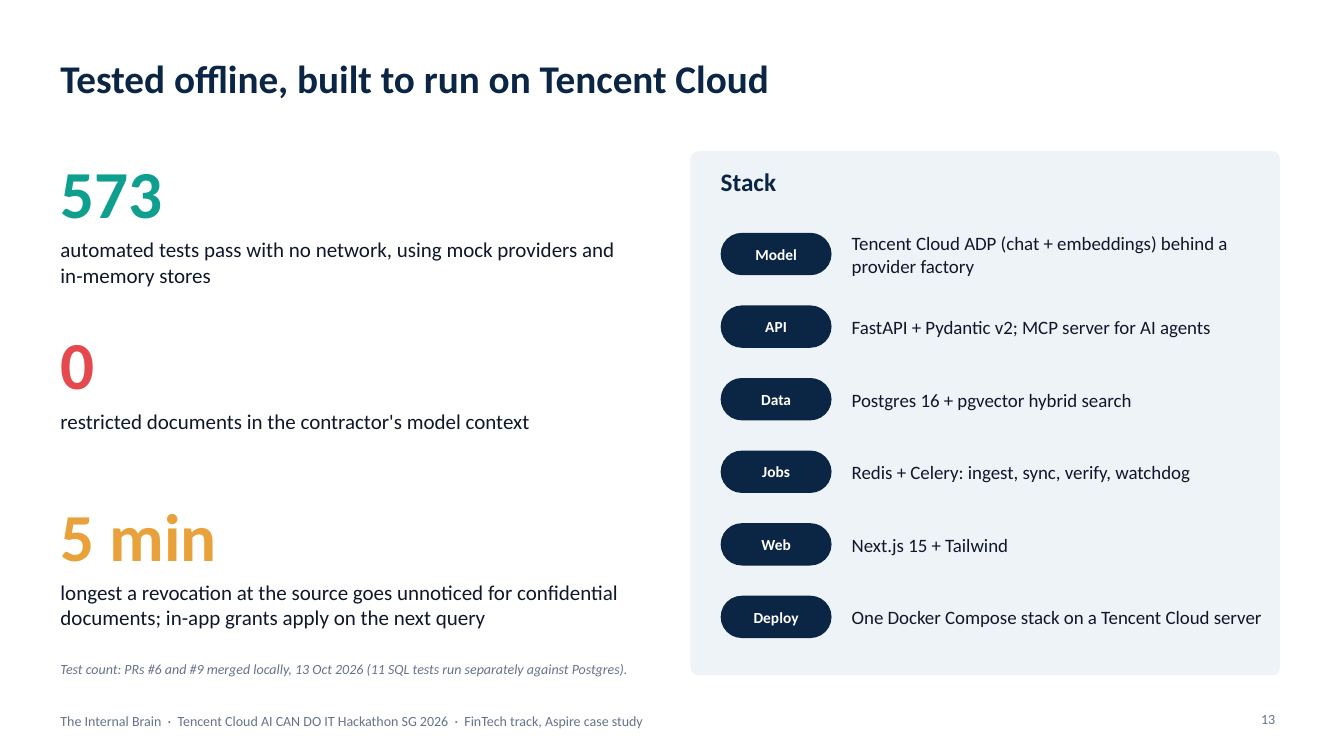
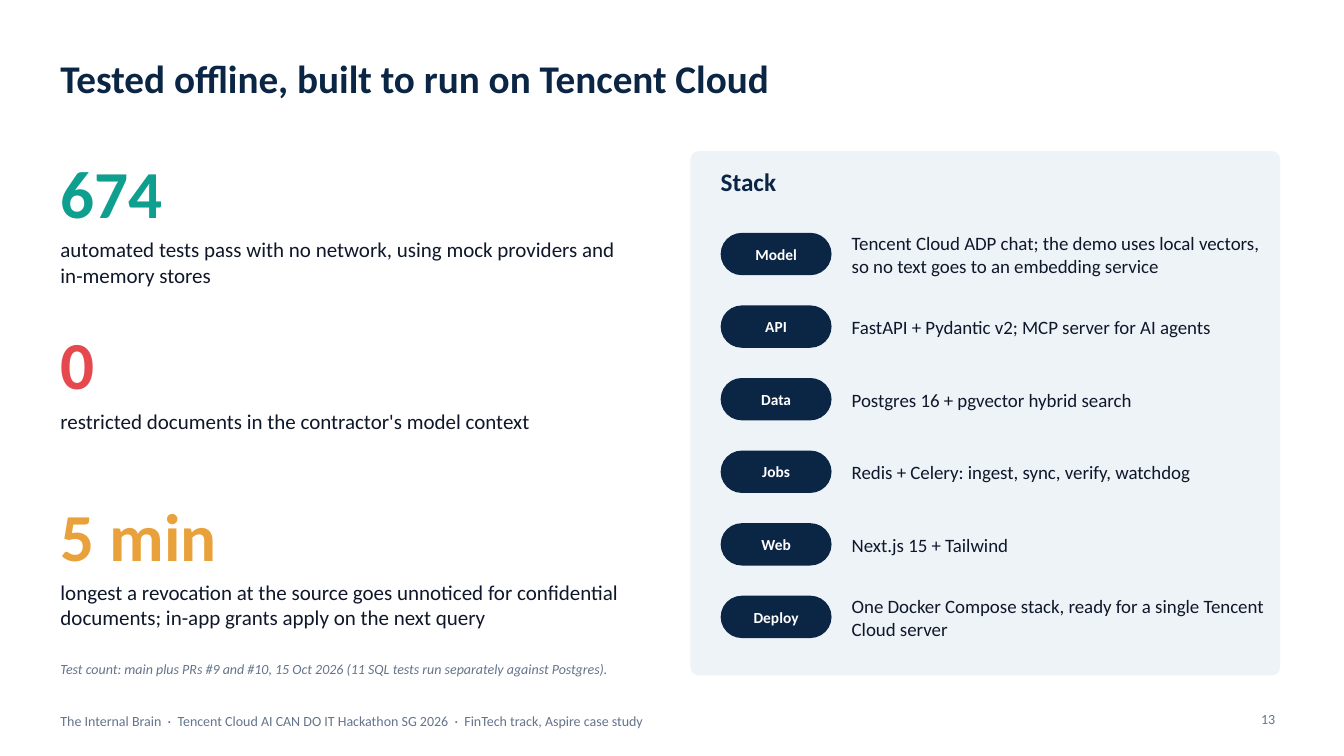
Before and after one commit to pavan2184/tencent-hack, a slide deck: slide 13 of docs/presentations/internal-brain-architecture.pptx. Drawn at 1344x756 pixels with LibreOffice and Linux fonts; fonts in the diff are those of the drawing. Boxes give left, top, right and bottom in pixels: in the first picture for what was removed or moved away, otherwise in the second. Text is boxed around its words. In the diff, an @@ line names an element or a change of style, - is before the commit and + after.

```diff
--- a/docs/presentations/internal-brain-architecture.pptx
+++ b/docs/presentations/internal-brain-architecture.pptx
@@ text at [60, 172, 162, 219]: text changed @@
-573
+674
@@ text at [852, 237, 1259, 277]: text changed @@
-Tencent Cloud ADP (chat + embeddings) behind a provider factory
+Tencent Cloud ADP chat; the demo uses local vectors, so no text goes to an embedding service
@@ text at [852, 600, 1264, 636]: text changed @@
-One Docker Compose stack on a Tencent Cloud server
+One Docker Compose stack, ready for a single Tencent Cloud server
@@ text at [60, 664, 608, 677]: text changed @@
-Test count: PRs #6 and #9 merged locally, 13 Oct 2026 (11 SQL tests run separately against Postgres).
+Test count: main plus PRs #9 and #10, 15 Oct 2026 (11 SQL tests run separately against Postgres).
```
Also in this commit, not shown: 2 other slides changed, 1 other file.
